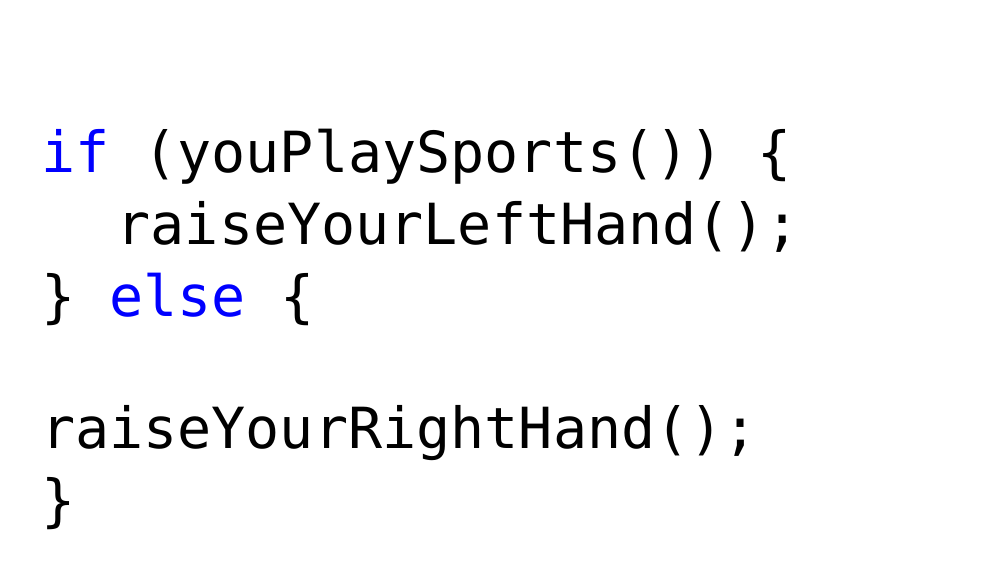
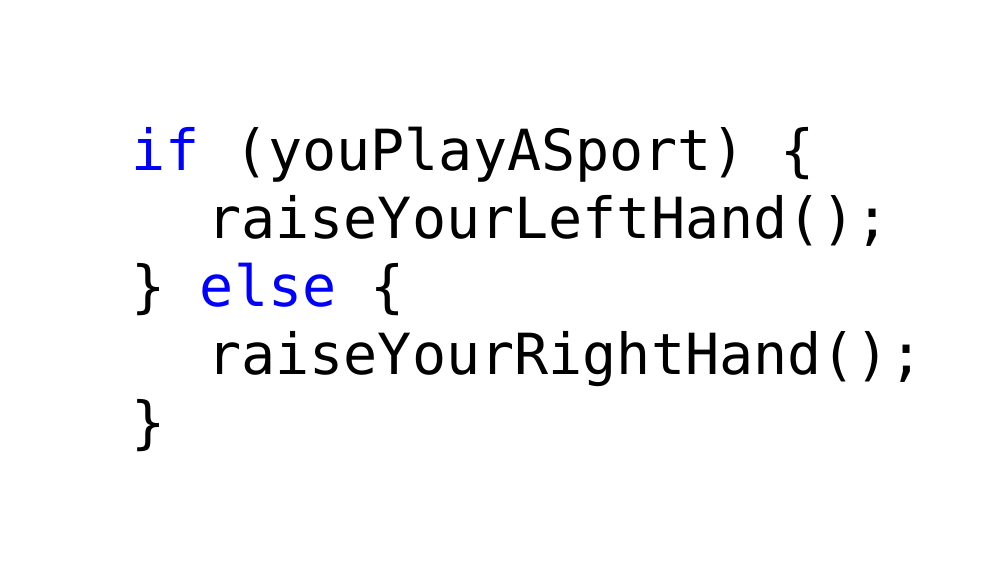
Before and after one commit to hytechclub/web-102, a slide deck: slide 16 of Week05/BeTheComputer.pptx. Drawn at 1008x567 pixels with LibreOffice and Linux fonts; fonts in the diff are those of the drawing; background and template pictures are left out. Boxes give left, top, right and bottom in pixels: in the first picture for what was removed or moved away, otherwise in the second. Text is boxed around its words. In the diff, an @@ line names an element or a change of style, - is before the commit and + after.

```diff
--- a/Week05/BeTheComputer.pptx
+++ b/Week05/BeTheComputer.pptx
@@ text "if (youPlayASport) {": place and size @@
-text "if (youPlayASport) {" at box(41, 128, 800, 460)
+text "if (youPlayASport) {" at box(132, 126, 924, 386)
@@ text "if (youPlayASport) {" at box(132, 126, 924, 386): vertical alignment top to middle @@
@@ text at box(132, 126, 746, 181): text changed @@
-if (youPlaySports()) {
+if (youPlayASport) {
@@ text at box(200, 195, 924, 386): line spacing 0.9 to 1; less space between paragraphs @@
```
Also in this commit, not shown: 17 other slides changed, 1 slide added, 1 slide removed, 4 other files.
